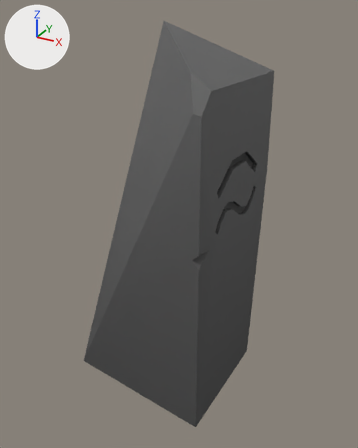
An edit to the glTF model models/Decorations/stelle_beach.glb, drawn before and after from the same camera.
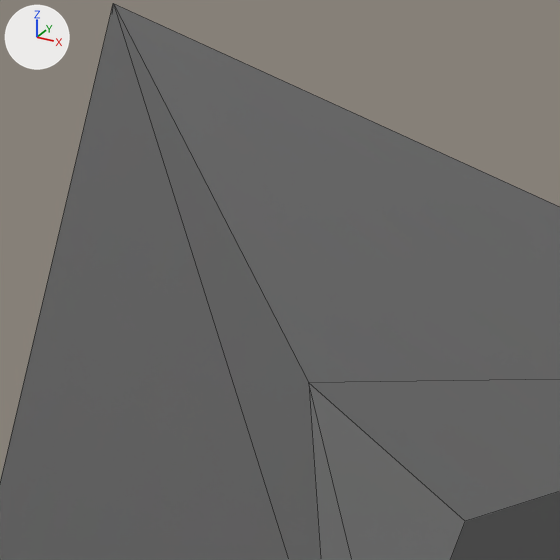
Each version appears first whole from a 50 mm camera at (3.027, -5.112, 3.727) aimed at (0.195, 0.038, 1.152), and next in a close-up on the part from 41% to 63% of the width and 4% to 21% of the height. The axes (+X, +Y, +Z) are drawn at upper left. The lights are the same throughout. The close-ups show mesh edges as thin lines. Vertices at the same position are counted once.

The older version as bpy lines, for what is in view:
```python
me_cube_220 = bpy.data.meshes.new('Cube.220')
me_cube_220.from_pydata(...)  # 145 vertices, 286 faces; spans x -1.0..1.0, y -1.0..1.0, z -1.0..3.58
me_cube_220.materials.append(mat_material_050)  # picture img_leaf_palette_v2
ob_stelle_beach_merged = bpy.data.objects.new('stelle_beach_merged', me_cube_220)
ob_stelle_beach_merged.location = (0.0, 0.0, 0.0)
```
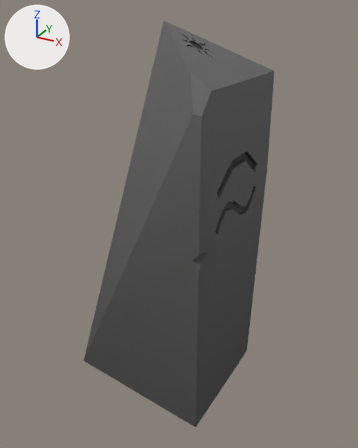
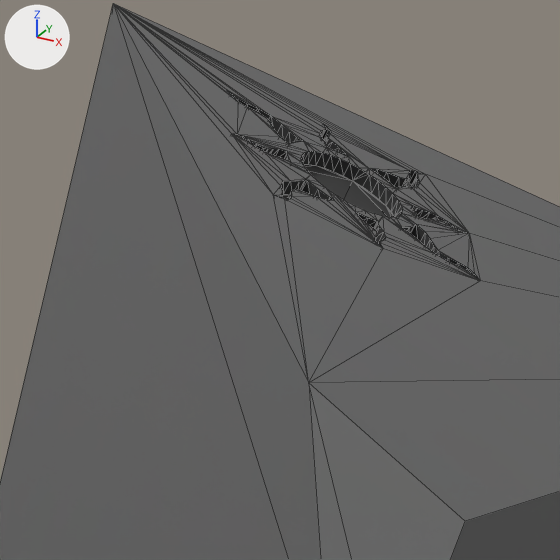
Location of each change, (x1, y1, x2, y2) in pixels of the close-ups (560 x 560 px):
part 1 of me_cube_220, added: after (113, 3, 560, 383)

Patch to the scene script:
```diff
--- a/models/Decorations/stelle_beach.glb.py
+++ b/models/Decorations/stelle_beach.glb.py
@@ me_cube_220 @@
 # used by ob_stelle_beach_merged; location = (0.0, 0.0, 0.0)
-me_cube_220.from_pydata(...)  # 145 vertices, 286 faces; spans x -1.0..1.0, y -1.0..1.0, z -1.0..3.58
+me_cube_220.from_pydata(...)  # 551 vertices, 1098 faces; spans x -1.0..1.0, y -1.0..1.0, z -1.0..3.58
+# me_cube_220 part 1: 406 vertices added at x 0.21..0.64, y -0.25..0.25, z 3.19..3.47
 me_cube_220.materials.append(mat_material_050)
```
